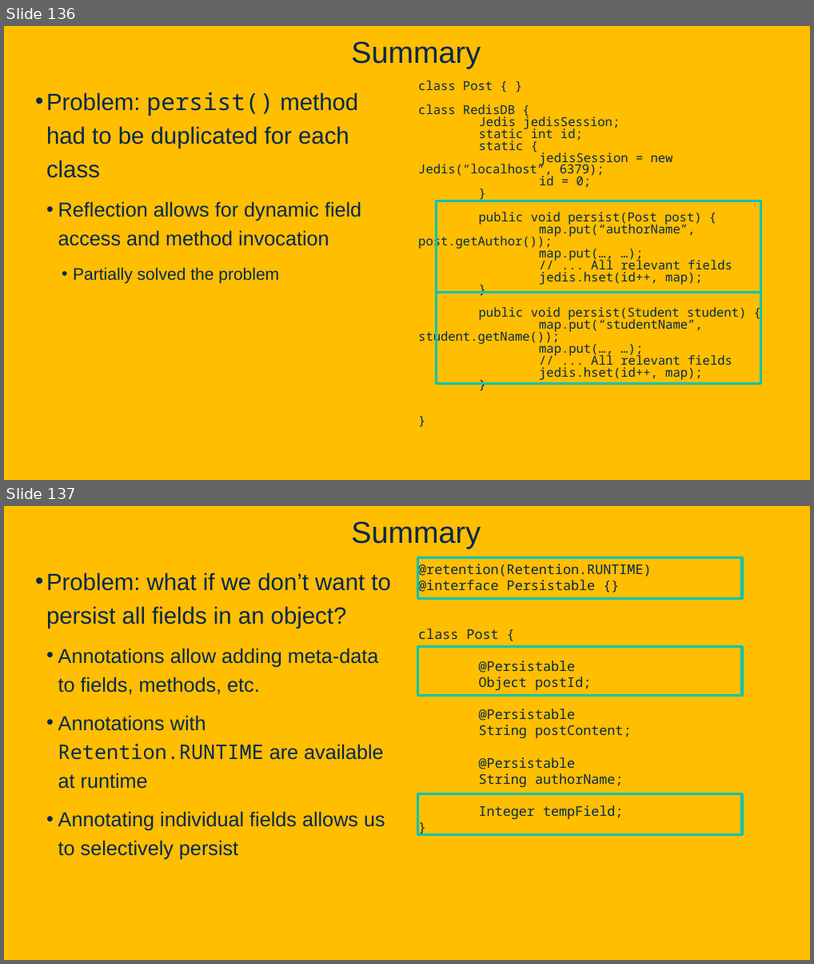
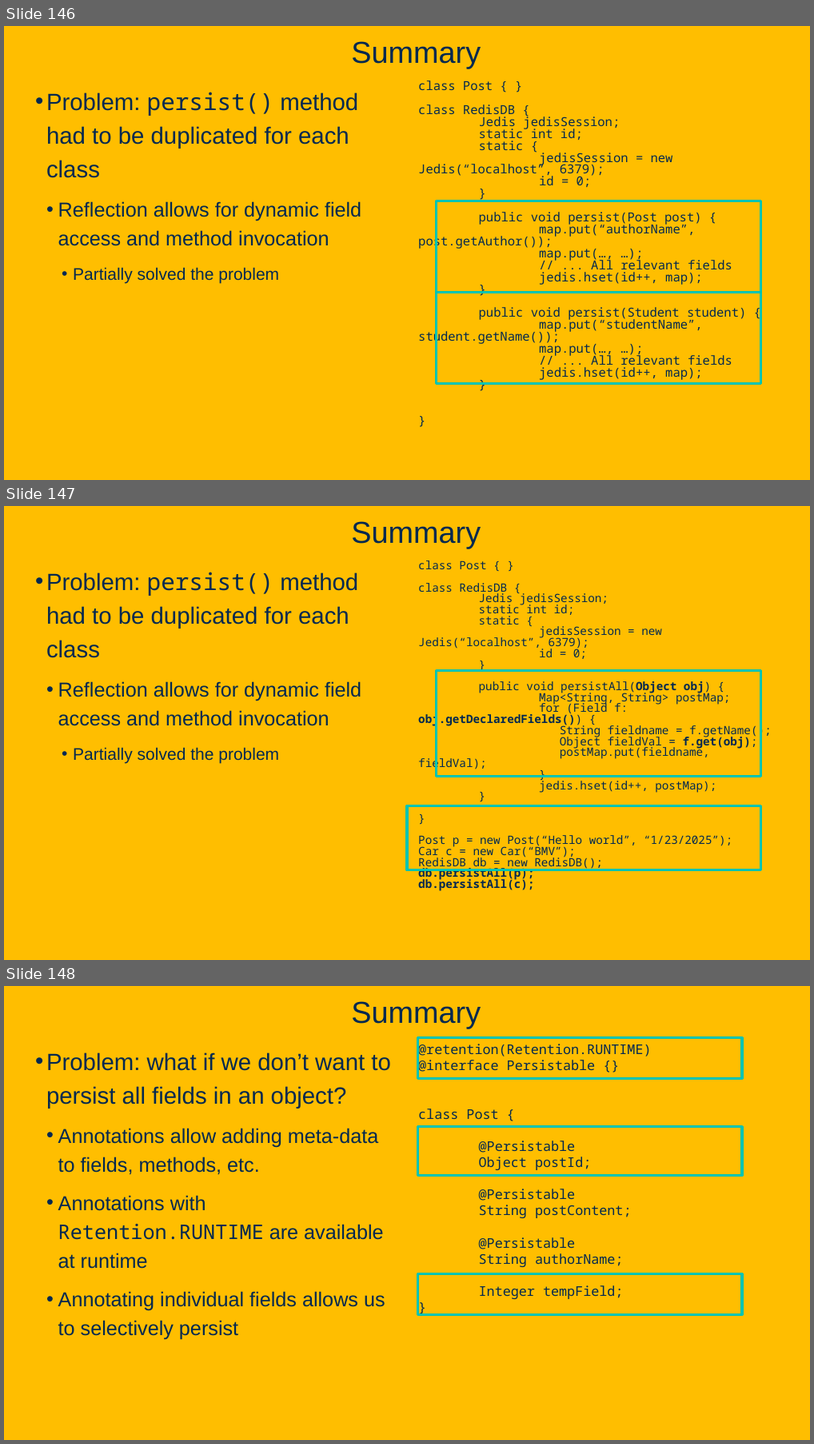
Before and after one commit to davsec-teaching/ecs160-f25, a slide deck: slides/5_annotations_and_reflection.pptx. Shown one above the other, each under a label of ours: slides 136 and 137 before the commit, slides 146, 147 and 148 after it. The pictures are 814x964 and 814x1444 pixels, drawn with LibreOffice and Linux fonts; fonts in the diff are those of the drawing; background and template pictures are left out. Boxes give left, top, right and bottom in pixels: in the first picture for what was removed or moved away, otherwise in the second. Text is boxed around its words. In the diff, an @@ line names an element or a change of style, - is before the commit and + after.

Commit message:
Updates to dynamic proxy and software arch.

```diff
--- a/slides/5_annotations_and_reflection.pptx
+++ b/slides/5_annotations_and_reflection.pptx
@@ slide 147 added at (x1=4, y1=506, x2=810, y2=960), background picture (left out) @@
@@ title added at (x1=351, y1=521, x2=481, y2=548), 36 pt, text #022850 @@
+Summary
@@ text added at (x1=46, y1=572, x2=362, y2=763), 24 pt, text #022850 @@
+• Problem: persist() method had to be duplicated for each class
+  • Reflection allows for dynamic field access and method invocation
+    • Partially solved the problem
@@ text added at (x1=418, y1=560, x2=772, y2=891), 13.6 pt, text #022850 @@
+class Post { }
+class RedisDB {
+Jedis jedisSession;
+static int id;
+static {
+jedisSession = new Jedis(“localhost”, 6379);
+id = 0;
+}
+public void persistAll(Object obj) {
+Map<String, String> postMap;
+for (Field f: obj.getDeclaredFields()) {
+String fieldname = f.getName();
+Object fieldVal = f.get(obj);
+postMap.put(fieldname, fieldVal);
+}
+jedis.hset(id++, postMap);
+}
+}
+Post p = new Post(“Hello world”, “1/23/2025”);
+Car c = new Car(“BMV”);
+RedisDB db = new RedisDB();
+db.persistAll(p);
+db.persistAll(c);
@@ rectangle added at (x1=437, y1=671, x2=761, y2=776), outline #00C4B2 3 pt @@
@@ rectangle added at (x1=407, y1=805, x2=762, y2=869), outline #00C4B2 3 pt @@
@@ what was slide 136 is now slide 146 @@
@@ what was slide 137 is now slide 148 @@
```
Also in this commit, not shown: 7 slides changed, 11 other slides added, 1 slide removed, 1 other file.
